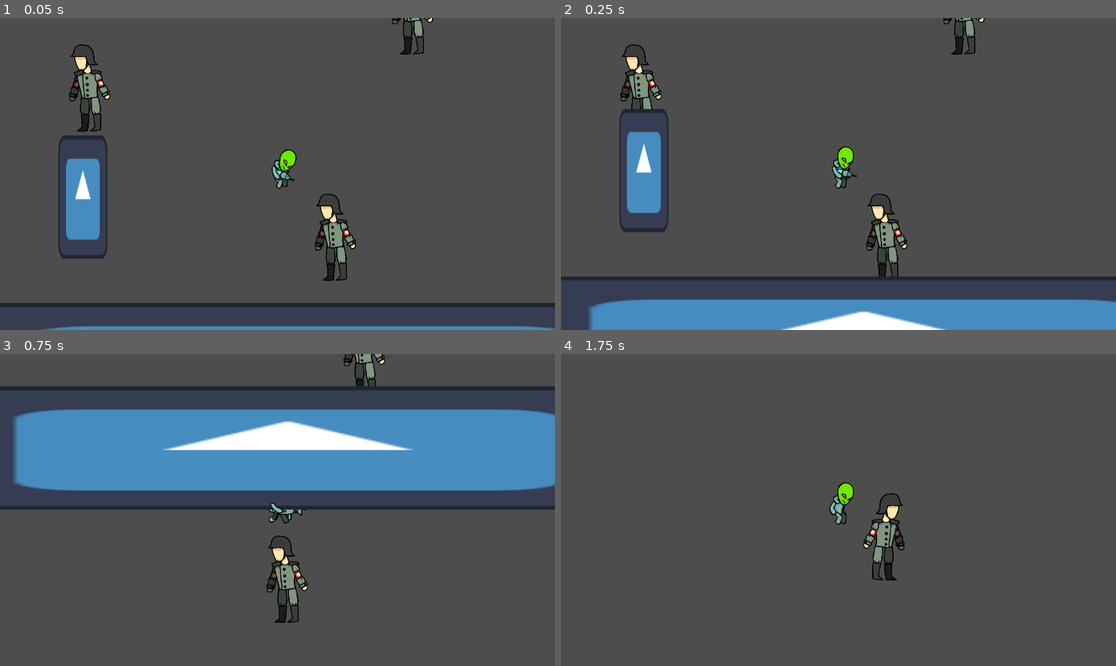
Above: before the commit, frames 1-4 (two rows, left to right).
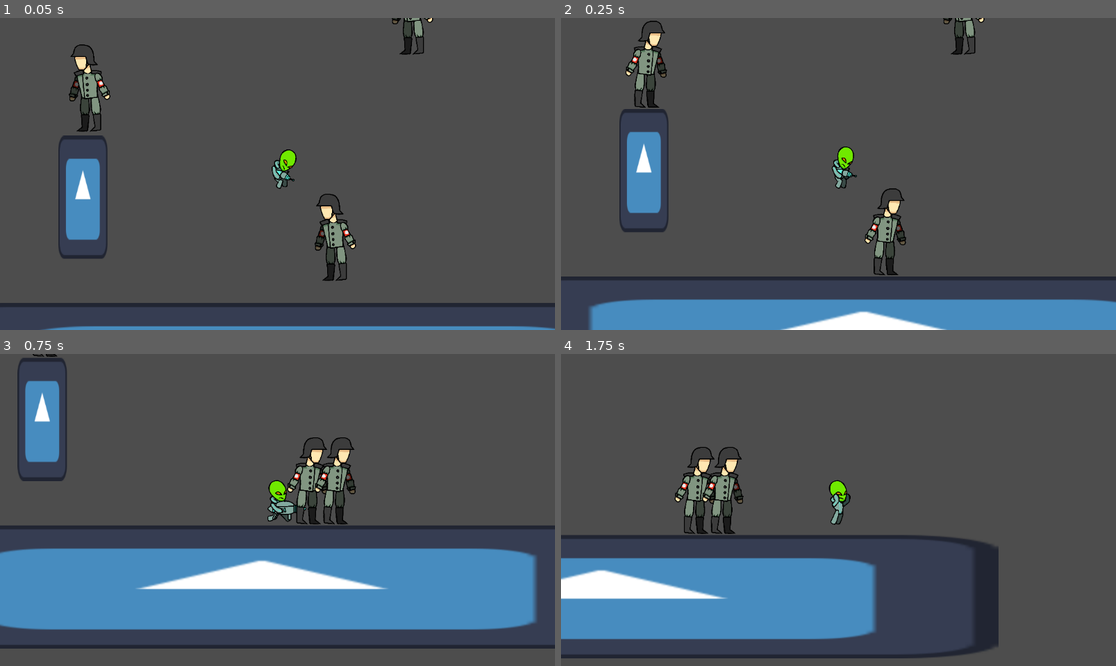
Above: after the commit, the same moments.

Repository: Triz-Favela/Hens-Jam
Game: Godot game, scene res://scenes/tutorial.tscn
The game is run twice, just before and just after one commit, with the same random seed, the same clock (stepped at 60 frames per second) and the same inputs. The engine's default icon, where the game draws it, is replaced by a stand-in: a white triangle on a blue panel in a dark square.
Inputs (mouse positions are in pixels of both pictures, inside the frame that each line leads up to):
- Up to frame 1 (0.05 s): no input
- Up to frame 2 (0.25 s): no input
- Up to frame 3 (0.75 s): move the mouse to (399, 494) at 0.52 s; hold D (RIGHT) from 0.53 s (still down); hold Mouse wheel down (ITEM_INDEX_DOWN) from 0.53 s (still down)
- Up to frame 4 (1.75 s): keep holding D (RIGHT); tap W (UP) at 0.77, 1.07, 1.52 s; tap Mouse wheel up (ITEM_INDEX_UP) at 0.8, 1.35 s; move the mouse to (727, 525) at 1.27 s; release Mouse wheel down (ITEM_INDEX_DOWN) at 1.28 s; tap Space (SHOOT) at 1.55 s

Frame 1 is identical in both runs. In frame 2, 2.2% of the frame differs, in the area x 10-63%, y 0-83%; in frame 3, 57%, in the area x 0-100%, y 0-95%; in frame 4, 21%.
Error before the commit: Parse Error: Identifier "player" not declared in the current scope. (res://scripts/enemies/currentItem.gd:54)

Commit message:
feat - Changed the gun's shooting logic to fit the game better, continued to implement the enemies' attacking state

Diff:
--- a/project.godot
+++ b/project.godot
@@ -17,6 +17,7 @@
 
 [global_group]
 
+player=""
 Player=""
 
 [input]
--- a/scenes/nazi1.tscn
+++ b/scenes/nazi1.tscn
@@ -9,11 +9,16 @@
 [ext_resource type="Script" path="res://scripts/enemies/stateMachine/attacking.gd" id="6_akt4i"]
 [ext_resource type="Script" path="res://scripts/enemies/stateMachine/air.gd" id="7_4nisd"]
 
+[sub_resource type="RectangleShape2D" id="RectangleShape2D_cr1ga"]
+size = Vector2(190, 80)
+
 [sub_resource type="CapsuleShape2D" id="CapsuleShape2D_41j88"]
 radius = 16.0
 height = 92.0
 
 [node name="Nazi1" type="CharacterBody2D" node_paths=PackedStringArray("flipGroup", "playerCheck")]
+collision_layer = 2
+collision_mask = 16
 script = ExtResource("1_yef0f")
 flipGroup = NodePath("FlipGroup")
 playerCheck = NodePath("FlipGroup/PlayerCheck")
@@ -39,6 +44,9 @@
 length = 108.162
 bone_angle = 64.865
 editor_settings/show_bone_gizmo = false
+
+[node name="RemoteTransform2D" type="RemoteTransform2D" parent="FlipGroup/Skeleton2D/UpperBodyBone/FArmBone/FForearmBone"]
+remote_path = NodePath("../../../../../CurrentItem")
 
 [node name="BArmBone" type="Bone2D" parent="FlipGroup/Skeleton2D/UpperBodyBone"]
 position = Vector2(-90, -80)
@@ -158,8 +166,9 @@
 
 [node name="PlayerCheck" type="Area2D" parent="FlipGroup"]
 
-[node name="CollisionPolygon2D" type="CollisionPolygon2D" parent="FlipGroup/PlayerCheck"]
-polygon = PackedVector2Array(-7, -23, -267, -49, -267, 42)
+[node name="CollisionShape2D" type="CollisionShape2D" parent="FlipGroup/PlayerCheck"]
+position = Vector2(-105, 4)
+shape = SubResource("RectangleShape2D_cr1ga")
 
 [node name="FloorCheck" type="RayCast2D" parent="FlipGroup"]
 position = Vector2(-22, 39)
@@ -167,6 +176,8 @@
 collision_mask = 16
 
 [node name="CurrentItem" type="Node2D" parent="FlipGroup" node_paths=PackedStringArray("enemy")]
+position = Vector2(13, 0)
+scale = Vector2(0.1, 0.1)
 script = ExtResource("3_uw0ts")
 enemy = NodePath("../..")
 
--- a/scenes/player.tscn
+++ b/scenes/player.tscn
@@ -6,10 +6,10 @@
 [ext_resource type="Script" path="res://scripts/player/stateMachine/states/ground.gd" id="3_e1eet"]
 [ext_resource type="Script" path="res://scripts/player/stateMachine/states/air.gd" id="4_lqcg6"]
 [ext_resource type="PackedScene" uid="uid://b8lgmnodu85tm" path="res://scenes/weapons/chargeGun.tscn" id="5_5jbqt"]
-[ext_resource type="Script" path="res://scenes/jetpacking.gd" id="5_6q6j4"]
 [ext_resource type="Script" path="res://scripts/player/jetpack.gd" id="6_y2pwr"]
 [ext_resource type="Script" path="res://scripts/player/currentItem.gd" id="7_dbx2t"]
 [ext_resource type="PackedScene" uid="uid://bkl1o7fvqqxv4" path="res://scenes/weapons/rayGun.tscn" id="9_bejg8"]
+[ext_resource type="Script" path="res://scripts/player/stateMachine/states/jetpacking.gd" id="9_p5o4e"]
 
 [sub_resource type="CapsuleShape2D" id="CapsuleShape2D_dvc43"]
 radius = 6.0
@@ -1678,7 +1678,7 @@
 bones = ["UpperBodyBone", PackedFloat32Array(0, 0, 0, 0, 0, 0, 0, 0, 0), "UpperBodyBone/FArmBone", PackedFloat32Array(1 …(279 unchanged characters)…
 
 [node name="CurrentItem" type="Node2D" parent="FlipGroup" node_paths=PackedStringArray("primaryWeapon", "secondaryWeapon")]
-position = Vector2(7.99997, -2.99999)
+position = Vector2(7.99997, -1.99999)
 scale = Vector2(0.999997, 0.999997)
 script = ExtResource("7_dbx2t")
 primaryWeapon = NodePath("ChargeGun")
@@ -1708,7 +1708,7 @@
 jetpacking = NodePath("../jetpacking")
 
 [node name="jetpacking" type="Node" parent="StateMachine" node_paths=PackedStringArray("air", "ground")]
-script = ExtResource("5_6q6j4")
+script = ExtResource("9_p5o4e")
 air = NodePath("../air")
 ground = NodePath("../ground")
 
--- a/scenes/tutorial.tscn
+++ b/scenes/tutorial.tscn
@@ -11,6 +11,7 @@
 
 [node name="Player" parent="." instance=ExtResource("1_jvq7l")]
 position = Vector2(487, 418)
+collision_mask = 16
 
 [node name="Nazi1" parent="." instance=ExtResource("2_dadso")]
 position = Vector2(548, 480)
--- a/scenes/weapons/chargeGun.tscn
+++ b/scenes/weapons/chargeGun.tscn
@@ -1,9 +1,13 @@
-[gd_scene load_steps=3 format=3 uid="uid://b8lgmnodu85tm"]
+[gd_scene load_steps=4 format=3 uid="uid://b8lgmnodu85tm"]
 
 [ext_resource type="Script" path="res://scripts/items/weapons/primaryWeapons/chargeGun.gd" id="1_aemxu"]
 [ext_resource type="Texture2D" uid="uid://bk3o17ef6tt1c" path="res://assets/alienWeapons/chunkyGun.png" id="2_agolb"]
 
-[node name="ChargeGun" type="Node2D"]
+[sub_resource type="CapsuleShape2D" id="CapsuleShape2D_8ibmm"]
+radius = 6.0
+height = 26.0
+
+[node name="ChargeGun" type="CharacterBody2D"]
 position = Vector2(2, 1)
 script = ExtResource("1_aemxu")
 
@@ -14,3 +18,12 @@
 
 [node name="Marker2D" type="Marker2D" parent="."]
 position = Vector2(18, 0)
+
+[node name="CollisionShape2D" type="CollisionShape2D" parent="."]
+position = Vector2(-5, 0)
+rotation = 1.5708
+shape = SubResource("CapsuleShape2D_8ibmm")
+
+[node name="WallCheck" type="RayCast2D" parent="."]
+position = Vector2(5, 0)
+target_position = Vector2(25, 0)
--- a/scenes/weapons/rayGun.tscn
+++ b/scenes/weapons/rayGun.tscn
@@ -1,9 +1,13 @@
-[gd_scene load_steps=3 format=3 uid="uid://bkl1o7fvqqxv4"]
+[gd_scene load_steps=4 format=3 uid="uid://bkl1o7fvqqxv4"]
 
 [ext_resource type="Script" path="res://scripts/items/weapons/secondaryWeapon/rayGun.gd" id="1_n05v6"]
 [ext_resource type="Texture2D" uid="uid://drp3f7nmhegep" path="res://assets/alienWeapons/rayGun.png" id="2_sg00e"]
 
-[node name="RayGun" type="Node2D"]
+[sub_resource type="CapsuleShape2D" id="CapsuleShape2D_qlwca"]
+radius = 4.0
+height = 18.0
+
+[node name="RayGun" type="CharacterBody2D"]
 script = ExtResource("1_n05v6")
 
 [node name="Sprite2D" type="Sprite2D" parent="."]
@@ -12,3 +16,8 @@
 
 [node name="Marker2D" type="Marker2D" parent="."]
 position = Vector2(11, -1)
+
+[node name="CollisionShape2D" type="CollisionShape2D" parent="."]
+position = Vector2(-3, 0)
+rotation = 1.5708
+shape = SubResource("CapsuleShape2D_qlwca")
--- a/scripts/enemies/currentItem.gd
+++ b/scripts/enemies/currentItem.gd
@@ -3,7 +3,7 @@
 
 @export var enemy: Nazi1
 @export var animationTree: AnimationTree
-@onready var animStateMachine: AnimationNodeStateMachinePlayback = animationTree.get("parameters/StateMachine/playback")
+#@onready var animStateMachine: AnimationNodeStateMachinePlayback = animationTree.get("parameters/StateMachine/playback")
 const BLEND_PATH = "parameters/Blend2/blend_amount"
 
 @export var primaryWeapon: PrimaryWeapon
@@ -22,6 +22,17 @@
 	currentWeaponIndex = index
 	setCurrentWeapon()
 
+func click() -> void:
+	if currentWeapon:
+		currentWeapon.click()
+
+func releaseClicking() -> void:
+	if currentWeapon:
+		currentWeapon.releaseClick()
+
+func throwWeapon() -> void:
+	if currentWeapon:
+		currentWeapon.call_deferred("reparent", get_tree().current_scene)
 
 func _input(event: InputEvent) -> void:
 	#if !currentWeapon:
@@ -30,7 +41,6 @@
 		#lastBlendAmount = 0
 		#return
 
-	#
 	#if lastBlendAmount != 1:
 		#animationTree.set(BLEND_PATH, 1)
 	#
@@ -51,4 +61,4 @@
 
 	if currentWeapon:
 		currentWeapon.visible = true
-		currentWeapon.flipped = player.flipped
+		currentWeapon.flipped = enemy.flipped
--- a/scripts/enemies/stateMachine/attacking.gd
+++ b/scripts/enemies/stateMachine/attacking.gd
@@ -10,6 +10,7 @@
 	pass
 
 func process_frame(delta: float) -> State:
+
 	return null
 
 func process_physics(delta: float) -> State:
@@ -18,6 +19,7 @@
 	if !enemy.is_on_floor():
 		return air
 
+	currentItemManager.look_at(player.global_position)
 
 
 	return null
--- a/scripts/items/weapons/secondaryWeapon/rayGun.gd
+++ b/scripts/items/weapons/secondaryWeapon/rayGun.gd
@@ -1,11 +1,24 @@
 extends SecondaryWeapon
 class_name RayGun
+
 
 const projectile: PackedScene = preload("res://scenes/weapons/projectile.tscn")
 const PROJECTILE_VELOCITY: float = 1000.0
 
-func click() -> void:
+func _process(delta: float) -> void:
+	cooldown -= delta
+	cooldown = max(cooldown, 0)
+
+	if !clicking:
+		return
+
+
+	if cooldown > 0:
+		return
+
+	print(scale)
 	var instance = projectile.instantiate()
 	instance.global_position = $Marker2D.global_position
-	instance.velocity.x = PROJECTILE_VELOCITY * (-1 if flipped else 1)
+	instance.velocity.x = PROJECTILE_VELOCITY * (-1 if global_transform.x.x < 0 else 1)
 	get_tree().current_scene.call_deferred("add_child", instance)
+	cooldown = fireRate
--- a/scripts/items/weapons/weaponClass.gd
+++ b/scripts/items/weapons/weaponClass.gd
@@ -1,13 +1,14 @@
-extends Node2D
+extends CharacterBody2D
 class_name Weapon
 
 var flipped: bool = false
+@export var wallCheck: RayCast2D
+@export var fireRate: float = 0.2
+var cooldown: float = 0.0
+var clicking: bool = false
 
 func click() -> void:
-	pass
+	clicking = true
 
 func releaseClick() -> void:
-	pass
-
-func throw() -> void:
-	pass
+	clicking = false
--- a/scripts/player/currentItem.gd
+++ b/scripts/player/currentItem.gd
@@ -41,7 +41,6 @@
 
 	lastBlendAmount = 1
 
-	currentWeapon.flipped = player.flipped
 
 	if event.is_action_pressed("SHOOT"):
 		currentWeapon.click()
Not shown, changed: TODO.txt
Not shown: 1 places in scenes/nazi1.tscn that only renumber resources
Not shown: 1 places in scenes/player.tscn that only renumber resources
Not shown: 1 places in scenes/tutorial.tscn that only renumber resources
Renamed: scenes/jetpacking.gd -> scripts/player/stateMachine/states/jetpacking.gd
